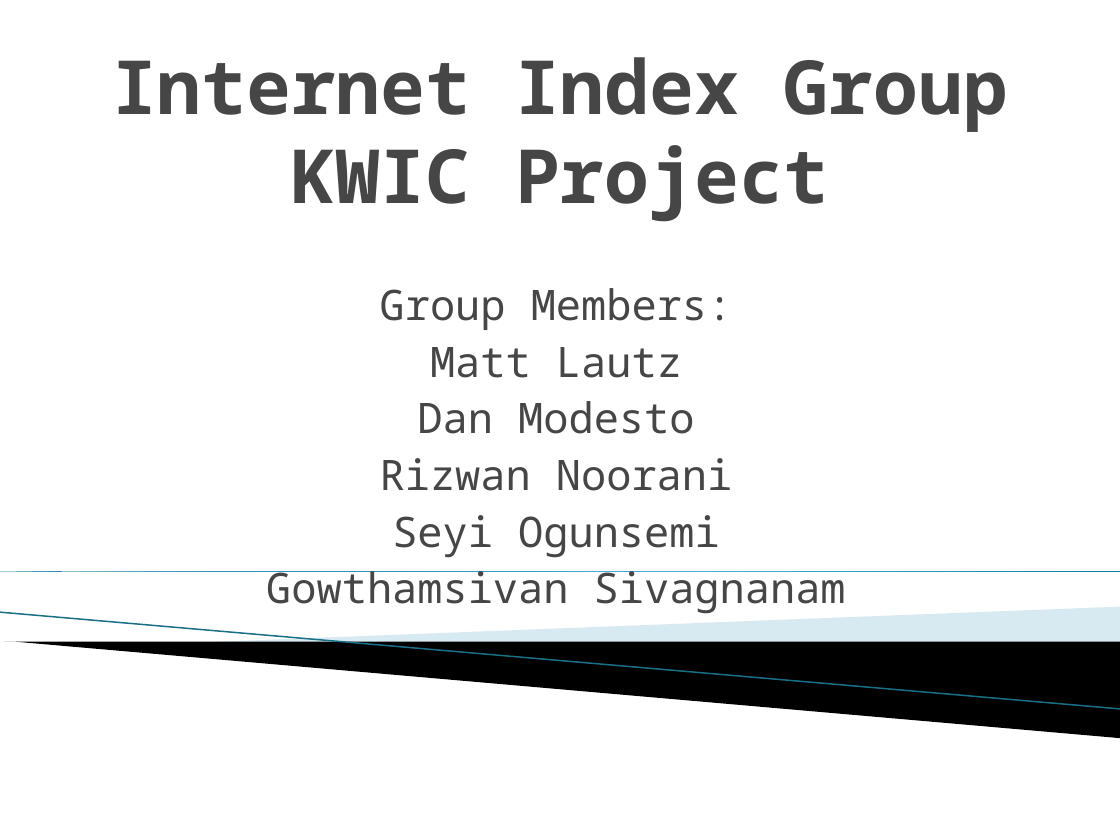
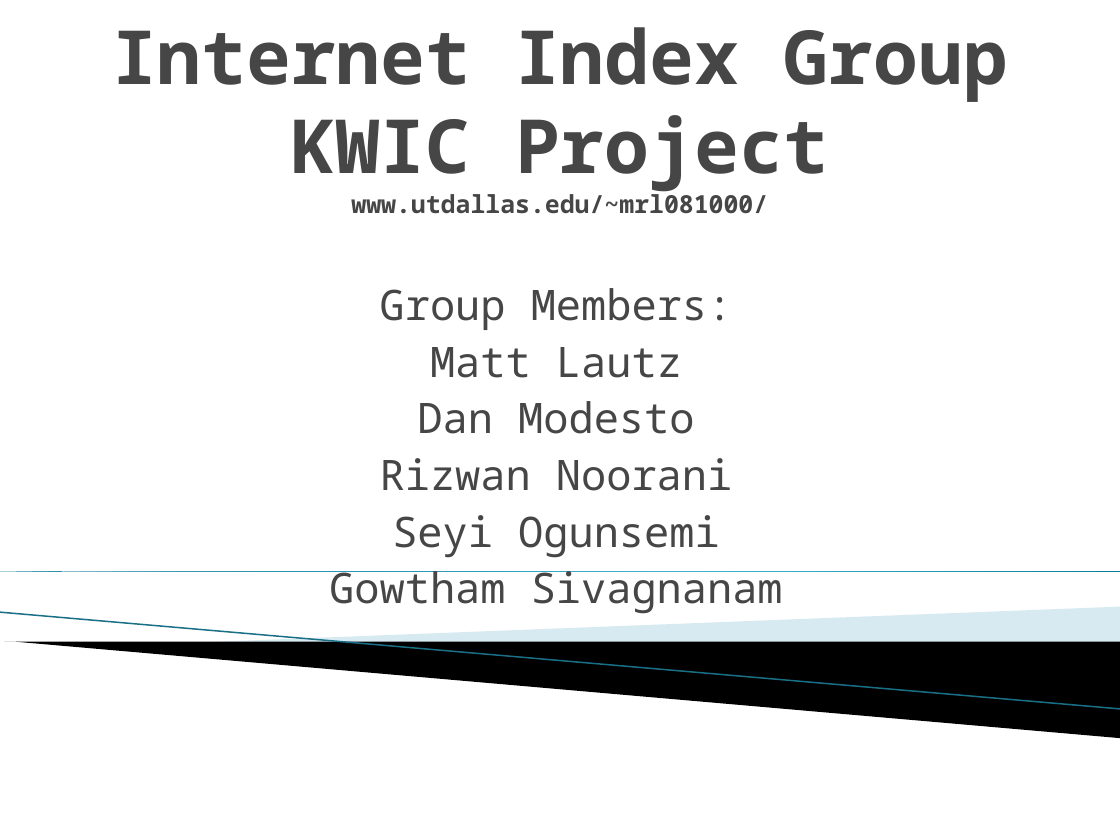
Before and after one commit to rizwannoorani/kwicwebsite, a slide deck: slide 1 of Desktop/IIG presentation.pptx. Drawn at 1120x840 pixels with LibreOffice and Linux fonts; fonts in the diff are those of the drawing; background and template pictures are left out. Boxes give left, top, right and bottom in pixels: in the first picture for what was removed or moved away, otherwise in the second. Text is boxed around its words. In the diff, an @@ line names an element or a change of style, - is before the commit and + after.

```diff
--- a/Desktop/IIG presentation.pptx
+++ b/Desktop/IIG presentation.pptx
@@ title at (112, 27, 1008, 214): text changed @@
-Internet Index Group
-KWIC Project
+Internet Index Group
+KWIC Project
+www.utdallas.edu/~mrl081000/
@@ subtitle at (329, 571, 783, 614): text changed @@
-Gowthamsivan Sivagnanam
+Gowtham Sivagnanam
```
Also in this commit, not shown: 4 other slides changed, 16 other files.
